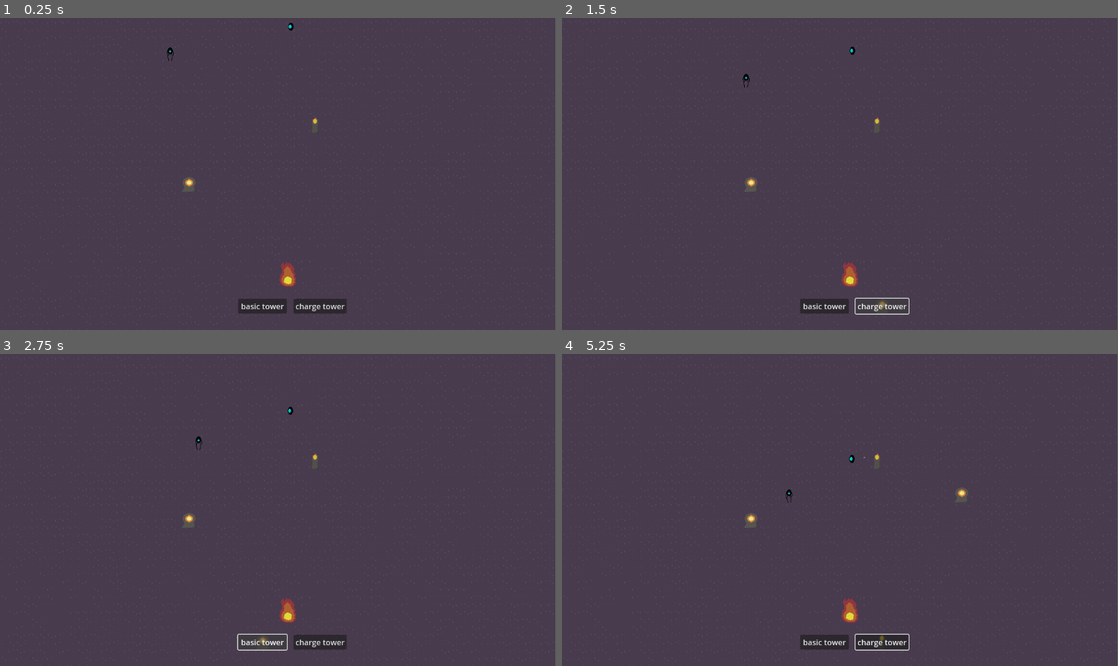
Above: before the commit, frames 1-4 (two rows, left to right).
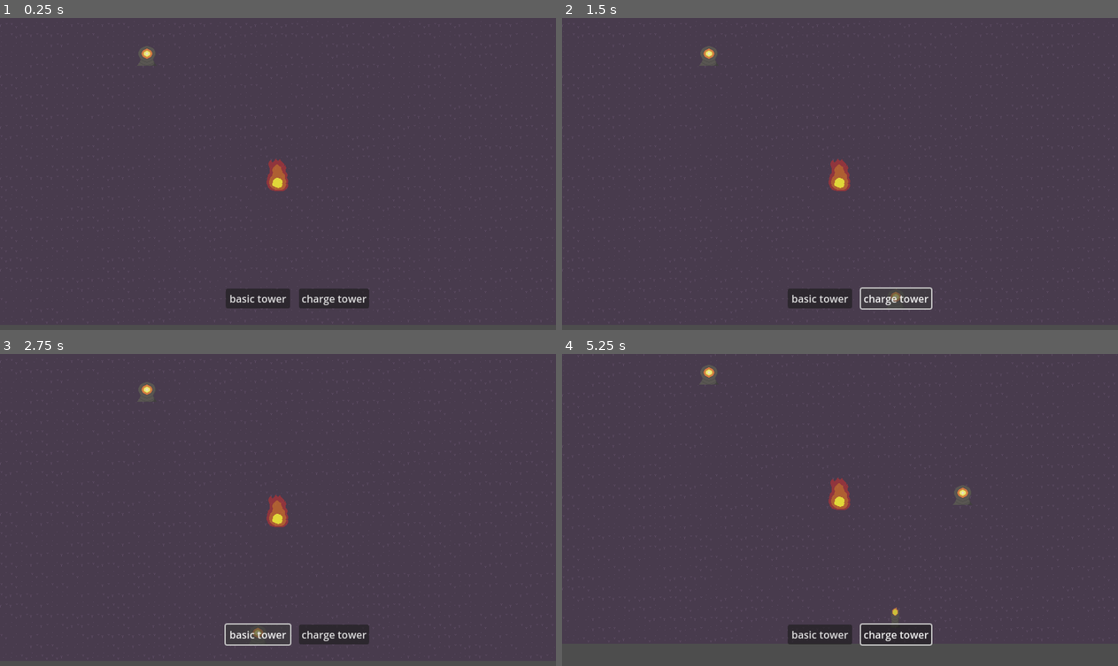
Above: after the commit, the same moments.

Repository: sushitoad/tower-defense-prototype
Game: Godot game, scene res://scenes/test_scene.tscn
The game is run twice, just before and just after one commit, with the same random seed, the same clock (stepped at 60 frames per second) and the same inputs.
Inputs (mouse positions are in pixels of both pictures, inside the frame that each line leads up to):
- Up to frame 1 (0.25 s): no input
- Up to frame 2 (1.5 s): click "basic tower" at 0.5 s; click "charge tower" at 1.25 s
- Up to frame 3 (2.75 s): click "basic tower" at 2 s
- Up to frame 4 (5.25 s): click "charge tower" at 2.75 s; click "basic tower" at 3.5 s; click "charge tower" at 4.25 s; move the mouse to (962, 494) at 5.02 s; tap S (CameraDown, bound only after the commit) at 5.1 s
In our replay, the window is 799x449 before the commit and 800x449 after it. These sizes can differ from the game's own. Grey fills any space a smaller window leaves; there, only what the larger window draws over its background counts as a difference.

The runs differ from the first frame. In frame 1, 2.3% of the frame differs, in the area x 0-98%, y 0-99%; in frame 2, 2.1%; in frame 3, 2.1%; in frame 4, 2.6%.

Commit message:
got camera going

Diff:
--- a/project.godot
+++ b/project.godot
@@ -10,10 +10,17 @@
 
 [application]
 
-config/name="Tower Defense prototype"
+config/name="Heartfire"
 run/main_scene="uid://cp3bno7h7a6jm"
 config/features=PackedStringArray("4.4", "GL Compatibility")
 config/icon="res://icon.svg"
+
+[display]
+
+window/size/viewport_width=1920
+window/size/viewport_height=1080
+window/stretch/mode="viewport"
+window/stretch/scale=2.2
 
 [dotnet]
 
@@ -46,6 +53,30 @@
 "events": [Object(InputEventMouseButton,"resource_local_to_scene":false,"resource_name":"","device":-1,"window_id":0,"a …(253 unchanged characters)…
 ]
 }
+CameraUp={
+"deadzone": 0.2,
+"events": [Object(InputEventKey,"resource_local_to_scene":false,"resource_name":"","device":-1,"window_id":0,"alt_pressed":false,"shift_pressed":false,"ctrl_pressed":false,"meta_pressed":false,"pressed":false,"keycode":0,"physical_keycode":87,"key_label":0,"unicode":119,"location":0,"echo":false,"script":null)
+, Object(InputEventKey,"resource_local_to_scene":false,"resource_name":"","device":-1,"window_id":0,"alt_pressed":false,"shift_pressed":false,"ctrl_pressed":false,"meta_pressed":false,"pressed":false,"keycode":0,"physical_keycode":4194320,"key_label":0,"unicode":0,"location":0,"echo":false,"script":null)
+]
+}
+CameraDown={
+"deadzone": 0.2,
+"events": [Object(InputEventKey,"resource_local_to_scene":false,"resource_name":"","device":-1,"window_id":0,"alt_pressed":false,"shift_pressed":false,"ctrl_pressed":false,"meta_pressed":false,"pressed":false,"keycode":0,"physical_keycode":83,"key_label":0,"unicode":115,"location":0,"echo":false,"script":null)
+, Object(InputEventKey,"resource_local_to_scene":false,"resource_name":"","device":-1,"window_id":0,"alt_pressed":false,"shift_pressed":false,"ctrl_pressed":false,"meta_pressed":false,"pressed":false,"keycode":0,"physical_keycode":4194322,"key_label":0,"unicode":0,"location":0,"echo":false,"script":null)
+]
+}
+CameraLeft={
+"deadzone": 0.2,
+"events": [Object(InputEventKey,"resource_local_to_scene":false,"resource_name":"","device":-1,"window_id":0,"alt_pressed":false,"shift_pressed":false,"ctrl_pressed":false,"meta_pressed":false,"pressed":false,"keycode":0,"physical_keycode":65,"key_label":0,"unicode":97,"location":0,"echo":false,"script":null)
+, Object(InputEventKey,"resource_local_to_scene":false,"resource_name":"","device":-1,"window_id":0,"alt_pressed":false,"shift_pressed":false,"ctrl_pressed":false,"meta_pressed":false,"pressed":false,"keycode":0,"physical_keycode":4194319,"key_label":0,"unicode":0,"location":0,"echo":false,"script":null)
+]
+}
+CameraRight={
+"deadzone": 0.2,
+"events": [Object(InputEventKey,"resource_local_to_scene":false,"resource_name":"","device":-1,"window_id":0,"alt_pressed":false,"shift_pressed":false,"ctrl_pressed":false,"meta_pressed":false,"pressed":false,"keycode":0,"physical_keycode":68,"key_label":0,"unicode":100,"location":0,"echo":false,"script":null)
+, Object(InputEventKey,"resource_local_to_scene":false,"resource_name":"","device":-1,"window_id":0,"alt_pressed":false,"shift_pressed":false,"ctrl_pressed":false,"meta_pressed":false,"pressed":false,"keycode":0,"physical_keycode":4194321,"key_label":0,"unicode":0,"location":0,"echo":false,"script":null)
+]
+}
 
 [rendering]
 
--- /dev/null
+++ b/scenes/camera.tscn
@@ -0,0 +1,6 @@
+[gd_scene load_steps=2 format=3 uid="uid://bke6wmd6gbbnp"]
+
+[ext_resource type="Script" uid="uid://bg7e8n5x7u4sx" path="res://scripts/camera.gd" id="1_cvpoc"]
+
+[node name="Camera2D" type="Camera2D"]
+script = ExtResource("1_cvpoc")
--- a/scenes/proto_tower.tscn
+++ b/scenes/proto_tower.tscn
@@ -16,7 +16,6 @@
 [node name="Area2D" type="Area2D" parent="." node_paths=PackedStringArray("bulletSpawnPos")]
 script = ExtResource("2_em1u4")
 bulletSpeed = 150.0
-attackDamage = 20
 bullet = ExtResource("3_m4352")
 bulletSpawnPos = NodePath("BulletSpawnPoint")
 
--- a/scenes/test_scene.tscn
+++ b/scenes/test_scene.tscn
@@ -9,6 +9,7 @@
 [ext_resource type="PackedScene" uid="uid://d3ipy8tqa17n4" path="res://scenes/proto_tower.tscn" id="7_rnaij"]
 [ext_resource type="PackedScene" uid="uid://dncxjlgaytiy" path="res://scenes/charge_tower.tscn" id="8_h3xc6"]
 [ext_resource type="PackedScene" uid="uid://d0oom0k2b8ssg" path="res://scenes/stalker_enemy.tscn" id="8_rnaij"]
+[ext_resource type="PackedScene" uid="uid://bke6wmd6gbbnp" path="res://scenes/camera.tscn" id="10_s36qc"]
 
 [sub_resource type="TileSetAtlasSource" id="TileSetAtlasSource_s36qc"]
 texture = ExtResource("1_h3xc6")
@@ -51,4 +52,6 @@
 [node name="ChargeTower" parent="." instance=ExtResource("8_h3xc6")]
 position = Vector2(392, 345)
 
+[node name="Camera2D" parent="." instance=ExtResource("10_s36qc")]
+
 [connection signal="on_destroyed" from="TheHeartfire" to="LevelManager" method="GameOver"]
--- /dev/null
+++ b/scripts/camera.gd
@@ -0,0 +1,13 @@
+extends Camera2D
+
+@export var cameraSpeed: float = 400
+
+func _ready() -> void:
+	var towers = get_tree().get_nodes_in_group("tower")
+	for tower in towers:
+		if tower.name == "TheHeartfire":
+			global_position = tower.global_position
+
+func _process(delta: float) -> void:
+	var moveDirection = Input.get_vector("CameraLeft", "CameraRight", "CameraUp", "CameraDown")
+	global_position += moveDirection * cameraSpeed * delta
Not shown: 1 places in scenes/test_scene.tscn that only renumber resources
Not shown, added: scripts/camera.gd.uid
